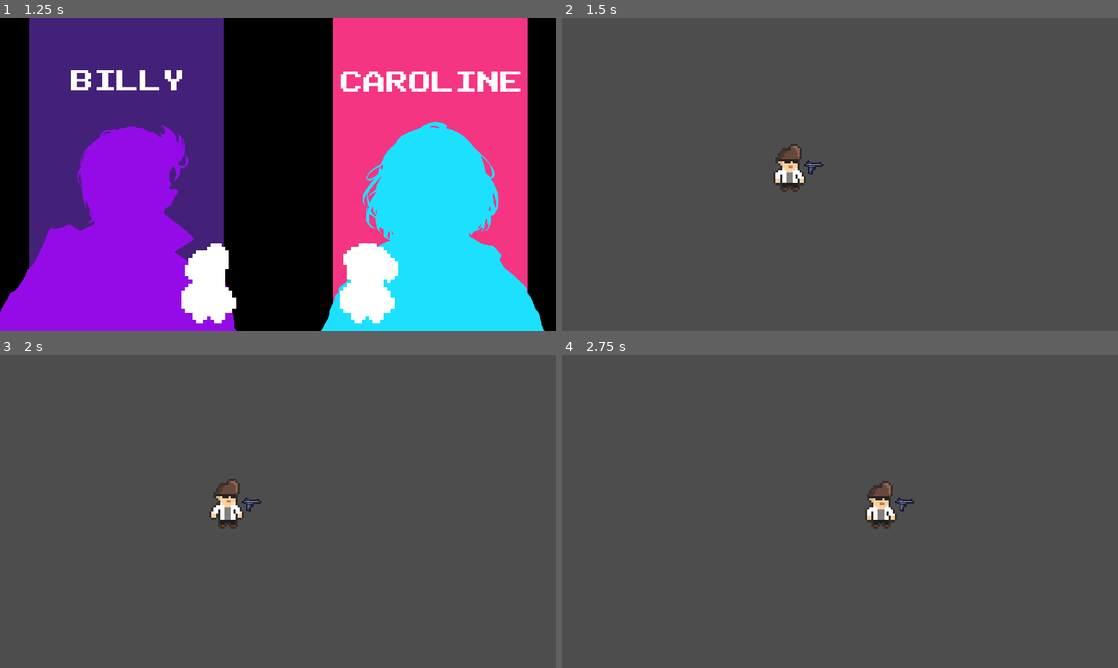
Above: before the commit, frames 1-4 (two rows, left to right).
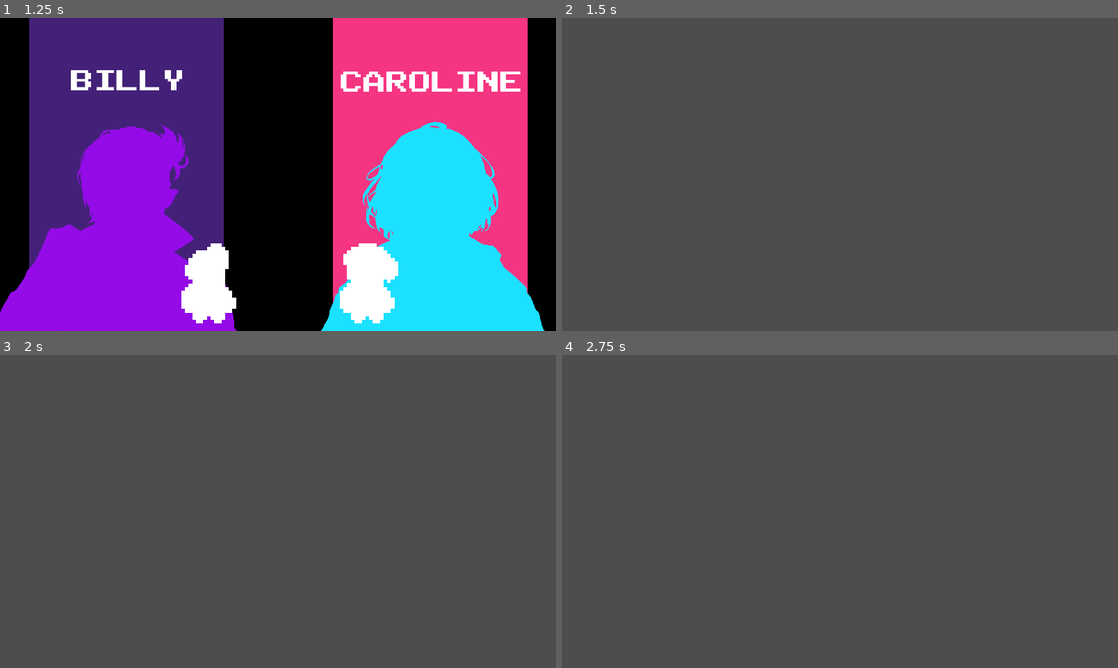
Above: after the commit, the same moments.

Repository: Pirraio/bulletwave
Game: Godot game, scene res://scenes/main.tscn
Two runs of this game, one before a commit and one after it. Both use one fixed random seed, a clock stepped at 60 frames per second and the inputs below.
Inputs (mouse positions are in pixels of both pictures, inside the frame that each line leads up to):
- Up to frame 1 (1.25 s): click (278, 252) at 0.5 s
- Up to frame 2 (1.5 s): click (689, 174) at 1.25 s
- Up to frame 3 (2 s): no input
- Up to frame 4 (2.75 s): move the mouse to (962, 495) at 2.02 s; hold D (move_right) from 2.03 s (still down); hold Space (dodge) from 2.03 s (still down); click (962, 495) at 2.3 s

Frame 1 is identical in both runs. In frame 2, 0.7% of the frame differs, in the area x 38-47%, y 40-56%; in frame 3, 0.7%, in the area x 37-47%, y 39-56%; in frame 4, 0.7%.

Commit message:
Adição de autoload

Diff:
--- a/project.godot
+++ b/project.godot
@@ -13,6 +13,10 @@
 config/name="BULLETWAVE"
 run/main_scene="res://scenes/main.tscn"
 config/features=PackedStringArray("4.3", "Forward Plus")
+
+[autoload]
+
+Global="*res://scripts/global.gd"
 
 [display]
 
@@ -47,6 +51,11 @@
 "events": [Object(InputEventKey,"resource_local_to_scene":false,"resource_name":"","device":-1,"window_id":0,"alt_press …(191 unchanged characters)…
 ]
 }
+shoot={
+"deadzone": 0.5,
+"events": [Object(InputEventMouseButton,"resource_local_to_scene":false,"resource_name":"","device":-1,"window_id":0,"alt_pressed":false,"shift_pressed":false,"ctrl_pressed":false,"meta_pressed":false,"button_mask":1,"position":Vector2(423, 21),"global_position":Vector2(432, 67),"factor":1.0,"button_index":1,"canceled":false,"pressed":true,"double_click":false,"script":null)
+]
+}
 
 [rendering]
 
--- a/scenes/main.tscn
+++ b/scenes/main.tscn
@@ -1,7 +1,10 @@
-[gd_scene load_steps=2 format=3 uid="uid://brg4ky8ygirdx"]
+[gd_scene load_steps=3 format=3 uid="uid://brg4ky8ygirdx"]
 
 [ext_resource type="PackedScene" uid="uid://dl20w5luuve5k" path="res://scenes/menu.tscn" id="1_kimmi"]
+[ext_resource type="PackedScene" uid="uid://cml62a801d1wi" path="res://scenes/world.tscn" id="2_5bvek"]
 
 [node name="Main" type="Node"]
 
 [node name="Menu" parent="." instance=ExtResource("1_kimmi")]
+
+[node name="World" parent="." instance=ExtResource("2_5bvek")]
--- /dev/null
+++ b/scenes/world.tscn
@@ -0,0 +1,6 @@
+[gd_scene load_steps=2 format=3 uid="uid://cml62a801d1wi"]
+
+[ext_resource type="Script" path="res://scripts/world.gd" id="1_xmham"]
+
+[node name="World" type="Node2D"]
+script = ExtResource("1_xmham")
--- a/scripts/character_selection.gd
+++ b/scripts/character_selection.gd
@@ -5,8 +5,7 @@
 @onready var caroline_pixel_silhoutte = $CarolineButton/CarolinePixelSilhoutte
 @onready var caroline_pixel = $CarolineButton/CarolinePixel
 
-var billy_scene = preload("res://scenes/player_billy.tscn")
-var caroline_scene = preload("res://scenes/player_caroline.tscn")
+var world = preload("res://scenes/world.tscn")
 
 func _ready():
 	billy_pixel_silhoutte.show()
@@ -34,8 +33,10 @@
 
 
 func _on_billy_button_pressed():
-	get_tree().change_scene_to_packed(billy_scene)
+	Global.character = "billy"
+	get_tree().change_scene_to_packed(world)
 
 
 func _on_caroline_button_pressed():
-	get_tree().change_scene_to_packed(caroline_scene)
+	Global.character = "caroline"
+	get_tree().change_scene_to_packed(world)
--- /dev/null
+++ b/scripts/global.gd
@@ -0,0 +1,12 @@
+extends Node
+
+var health = 100
+var character = ""
+
+
+
+func _ready():
+	pass
+
+func _process(delta):
+	pass
--- a/scripts/player.gd
+++ b/scripts/player.gd
@@ -2,52 +2,77 @@
 
 @onready var sprite = $Sprite2D
 @onready var animation = $AnimationPlayer
+@onready var gun = $Gun
+@onready var gun_sprite = $Gun/Axis/Sprite2D
+@onready var bullet_spawn_pos = $Gun/Axis/Sprite2D/BulletSpawnPoint
+@onready var bullet_scene = preload("res://scenes/bullet.tscn")
 
 @export var speed = 300
 
+var is_dodging: bool = false
+
 const CROSSHAIR = preload("res://assets/sprites/crosshair.png")
-var is_dodging = false
 
+func _input(event: InputEvent) -> void:
+	if event is InputEventMouseMotion:
+		changeGunRotation(event.position)
 
 func _ready():
 	Input.set_custom_mouse_cursor(CROSSHAIR, Input.CURSOR_ARROW, Vector2(16, 16))
 
 
 func _physics_process(_delta):
-	var horizontal_direction = Input.get_axis("move_left", "move_right")
-	var vertical_direction = Input.get_axis("move_up", "move_down")
-	var dodge = Input.is_action_pressed("dodge")
+	var dir: Vector2 = Vector2(Input.get_axis("move_left", "move_right"), Input.get_axis("move_up", "move_down"))
+	var dodge = Input.is_action_just_pressed("dodge")
+
+
+	if velocity.length() > 0:
+		velocity = velocity.normalized() * speed
 
 	if dodge && velocity != Vector2.ZERO:
+		print(velocity)
 		is_dodging = true
-		print(is_dodging)
-
-	if horizontal_direction:
-		velocity.x = horizontal_direction * speed
-	else:
-		velocity.x = move_toward(velocity.x, 0, speed)
-	if vertical_direction:
-		velocity.y = vertical_direction * speed
-	else:
-		velocity.y = move_toward(velocity.y, 0, speed)
+		if dir.x != 0:
+			sprite.flip_h = (dir.x == -1)
 
 	move_and_slide()
 
 	if is_dodging == false:
-		walking_animations(horizontal_direction, vertical_direction, is_dodging)
+		if Input.is_action_just_pressed("shoot"):
+			shoot()
+		velocity = dir * speed
+		walking_animations(dir.x, dir.y, is_dodging)
+
+		if get_global_mouse_position().x > position.x:
+			sprite.flip_h = false
+		else:
+			sprite.flip_h = true
 	else:
 		animation.play("dodge")
 
-	if horizontal_direction != 0:
-		sprite.flip_h = (horizontal_direction == -1)
 
-func walking_animations(horizontal_direction, vertical_direction, is_dodging):
-	if horizontal_direction == 0 && vertical_direction == 0 && is_dodging == false:
+
+func walking_animations(horizontal_direction, vertical_direction, dodging):
+	if horizontal_direction == 0 && vertical_direction == 0 && dodging == false:
 		animation.play("idle")
-	if horizontal_direction != 0 || vertical_direction != 0 && is_dodging == false:
+	if horizontal_direction != 0 || vertical_direction != 0 && dodging == false:
 		animation.play("walk")
+
+func shoot():
+	var bullet = bullet_scene.instantiate()
+	var mouse_position = get_global_mouse_position()
+	var direction = (mouse_position - position).normalized()
+	bullet.setup(direction)
+	bullet.position = bullet_spawn_pos.global_position
+	self.get_parent().add_child(bullet)
+
+func changeGunRotation(mouse_pos: Vector2):
+	gun.look_at(mouse_pos)
+	if (gun.global_rotation_degrees >= 90 and gun.global_rotation_degrees <= 180) or (gun.global_rotation_degrees <= -90 and gun.global_rotation_degrees >= -180):
+		gun_sprite.scale = Vector2(gun_sprite.scale.x, -abs(gun_sprite.scale.y))
+		return
+	gun_sprite.scale = Vector2(gun_sprite.scale.x, abs(gun_sprite.scale.y))
 
 func _on_animation_player_animation_finished(anim_name):
 	if anim_name == "dodge":
 		is_dodging = false
-		print(is_dodging)
--- /dev/null
+++ b/scripts/world.gd
@@ -0,0 +1,14 @@
+extends Node2D
+
+
+# Called when the node enters the scene tree for the first time.
+func _ready():
+	#var player_character = load("res://scenes/" + Global.character).instance() #ISSO NÃO FUNCIONOU
+	#add_child(player_character)
+	print(Global.character) #Está Printando corretamente
+	pass
+
+
+# Called every frame. 'delta' is the elapsed time since the previous frame.
+func _process(delta):
+	pass
